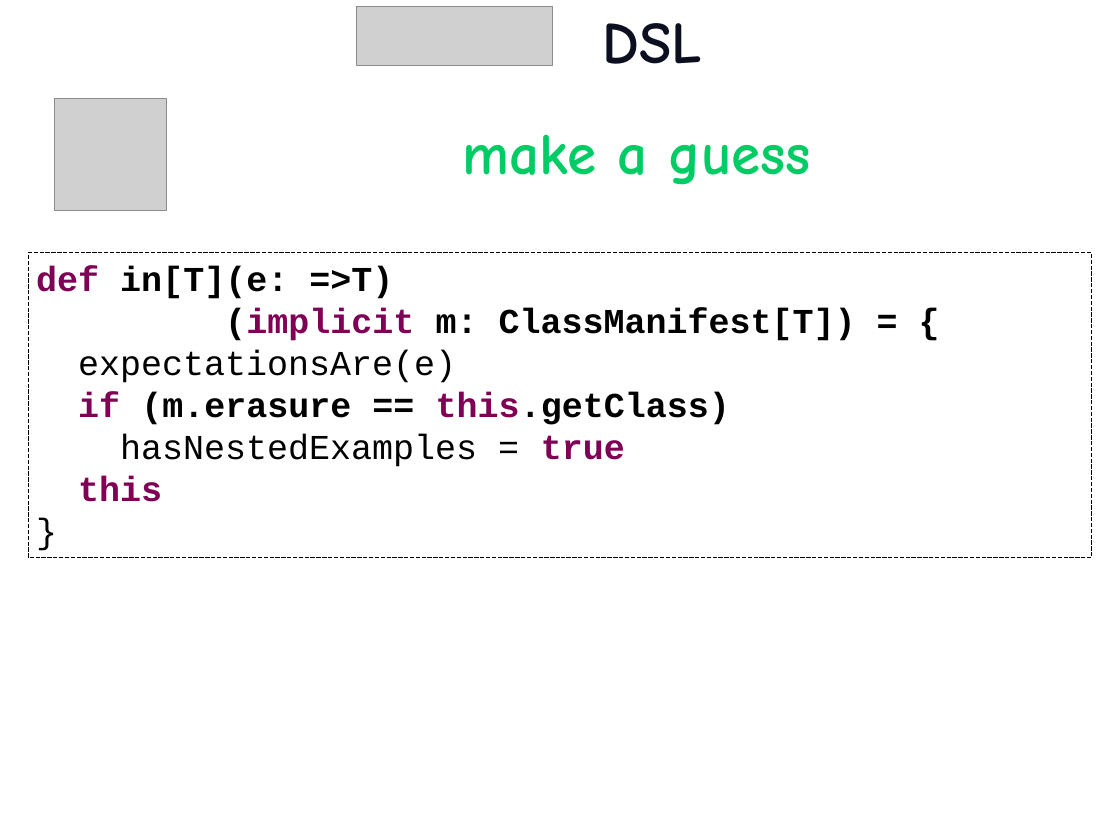
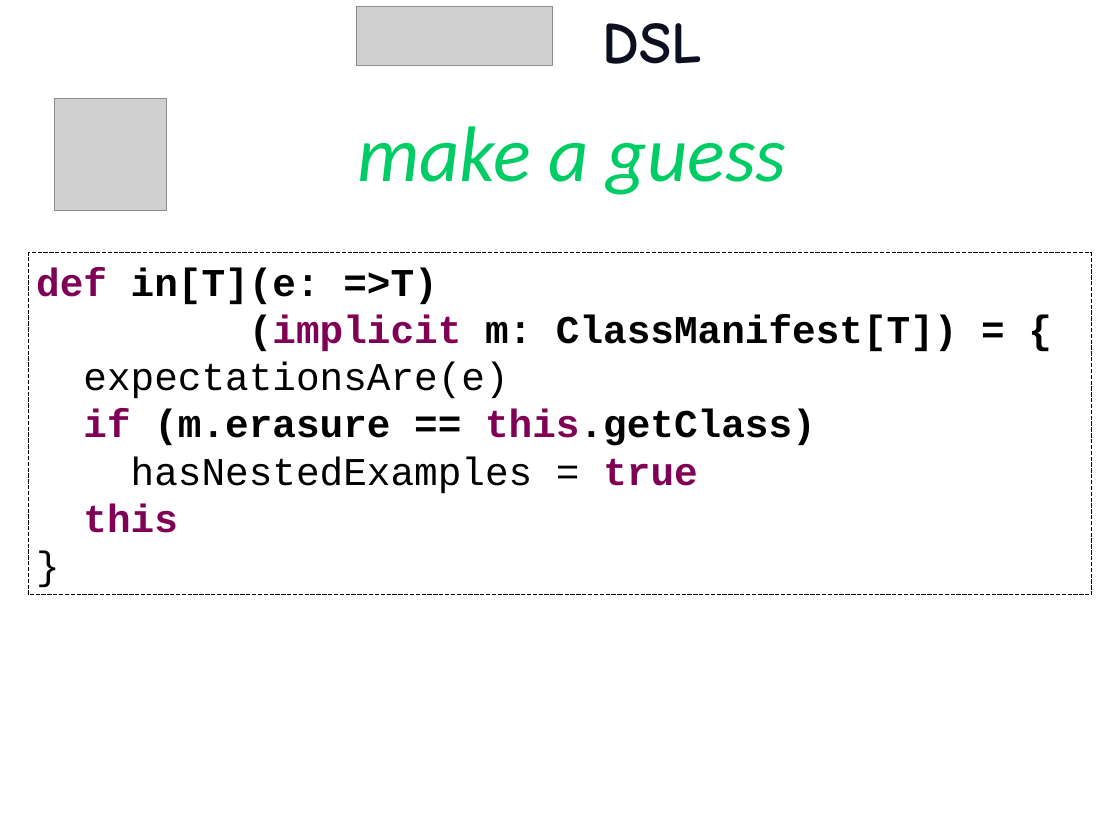
Before and after one commit to etorreborre/oscon-2010, a slide deck: slide 53 of src/main/resources/oscon_2010_specs.pptx (slide 51 before the commit). Drawn at 1120x840 pixels with LibreOffice and Linux fonts; fonts in the diff are those of the drawing; grey boxes stand for pictures; background and template pictures are left out. Boxes give left, top, right and bottom in pixels: in the first picture for what was removed or moved away, otherwise in the second. Text is boxed around its words. In the diff, an @@ line names an element or a change of style, - is before the commit and + after.

```diff
--- a/src/main/resources/oscon_2010_specs.pptx
+++ b/src/main/resources/oscon_2010_specs.pptx
@@ text "make a guess": place and size @@
-text "make a guess" at (463, 134, 811, 185)
+text "make a guess" at (357, 126, 787, 195)
@@ text "make a guess" at (357, 126, 787, 195): size 54 to 72 pt, font Comic Neue to Calibri, bold off, italic on @@
@@ rectangle "def in[T](e: =>T)": place and size @@
-rectangle "def in[T](e: =>T)" at (28, 253, 1092, 558)
+rectangle "def in[T](e: =>T)" at (28, 253, 1092, 595)
@@ rectangle "def in[T](e: =>T)" at (28, 253, 1092, 595): size 32 to 36 pt @@
```
Also in this commit, not shown: 37 other slides changed, 3 slides added, 1 slide removed.
